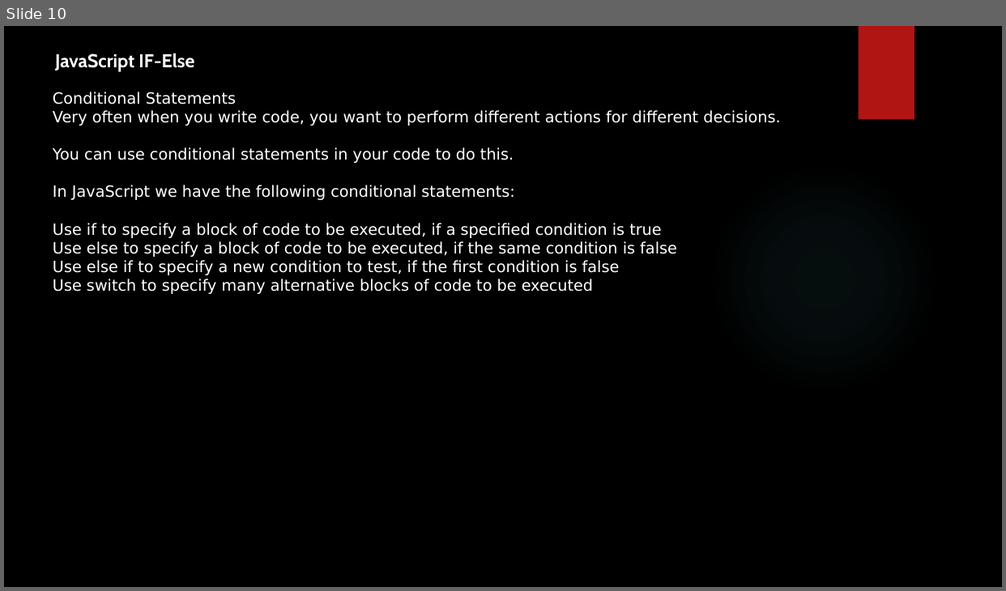
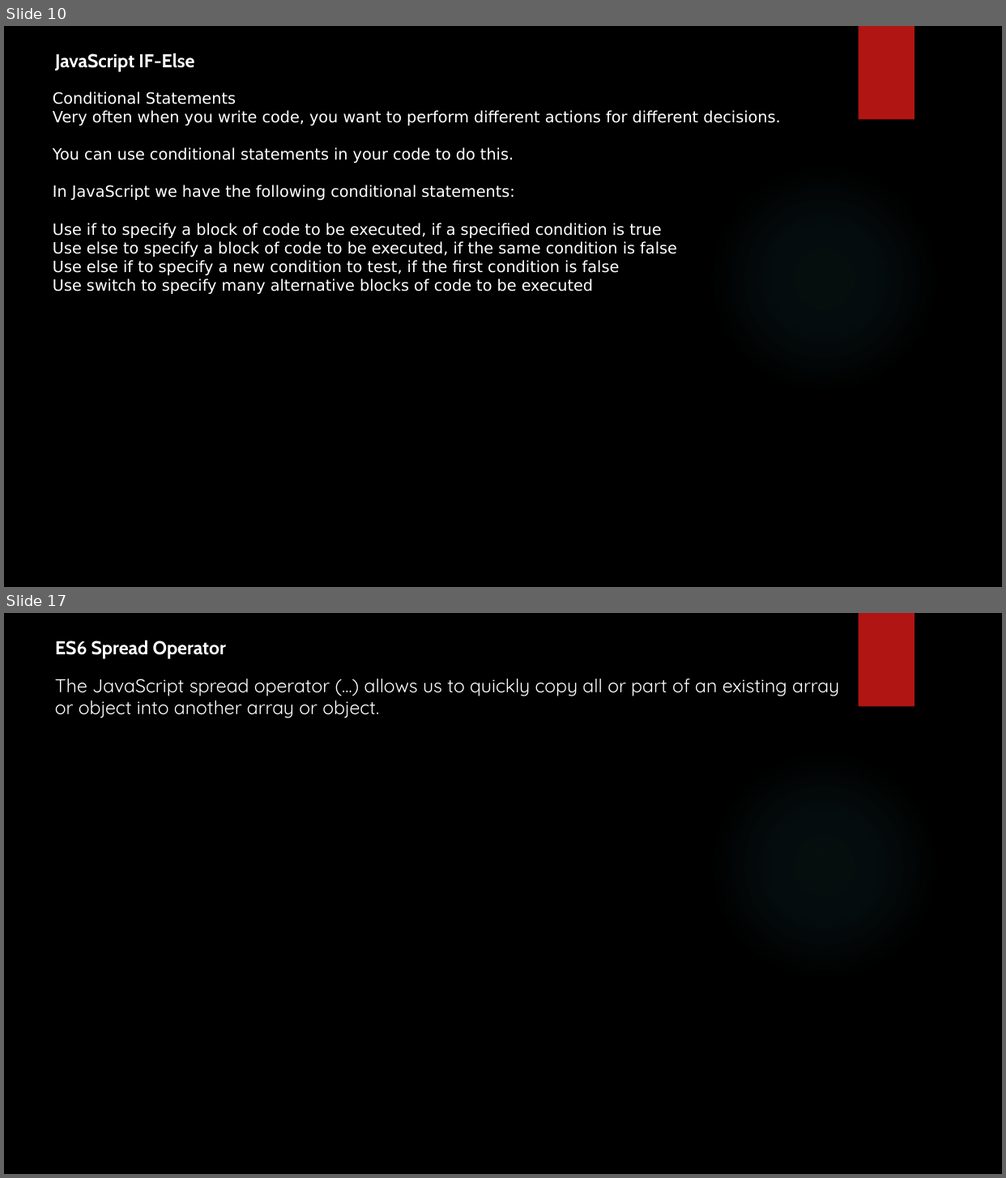
Before and after one commit to kaumarjya/React-Training, a slide deck: Javascript.pptx. Shown one above the other, each under a label of ours: slide 10 before the commit, slides 10 and 17 after it; the slides between them are not shown. The pictures are 1006x591 and 1006x1178 pixels, drawn with LibreOffice and Linux fonts; fonts in the diff are those of the drawing; background and template pictures are left out. Boxes give left, top, right and bottom in pixels: in the first picture for what was removed or moved away, otherwise in the second. Text is boxed around its words. In the diff, an @@ line names an element or a change of style, - is before the commit and + after.

```diff
--- a/Javascript.pptx
+++ b/Javascript.pptx
@@ slide 17 added at (x1=4, y1=613, x2=1002, y2=1174), background picture (left out); not listed: 2 template elements that a slide beside it also shows @@
@@ text added at (x1=55, y1=640, x2=226, y2=659), 18 pt, text #FFFFFF, bold @@
+ES6 Spread Operator
@@ text added at (x1=55, y1=679, x2=839, y2=718), 18 pt, text #FFFFFF @@
+The JavaScript spread operator (...) allows us to quickly copy all or part of an existing array or object into another array or object.
```
Also in this commit, not shown: 8 other slides added, 9 other files.
